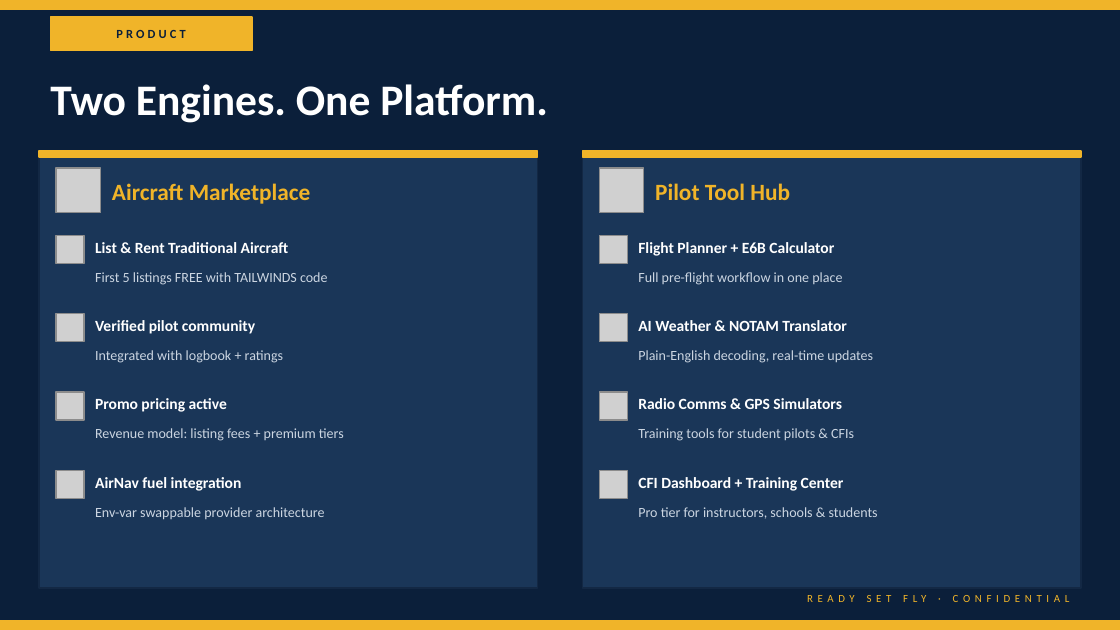
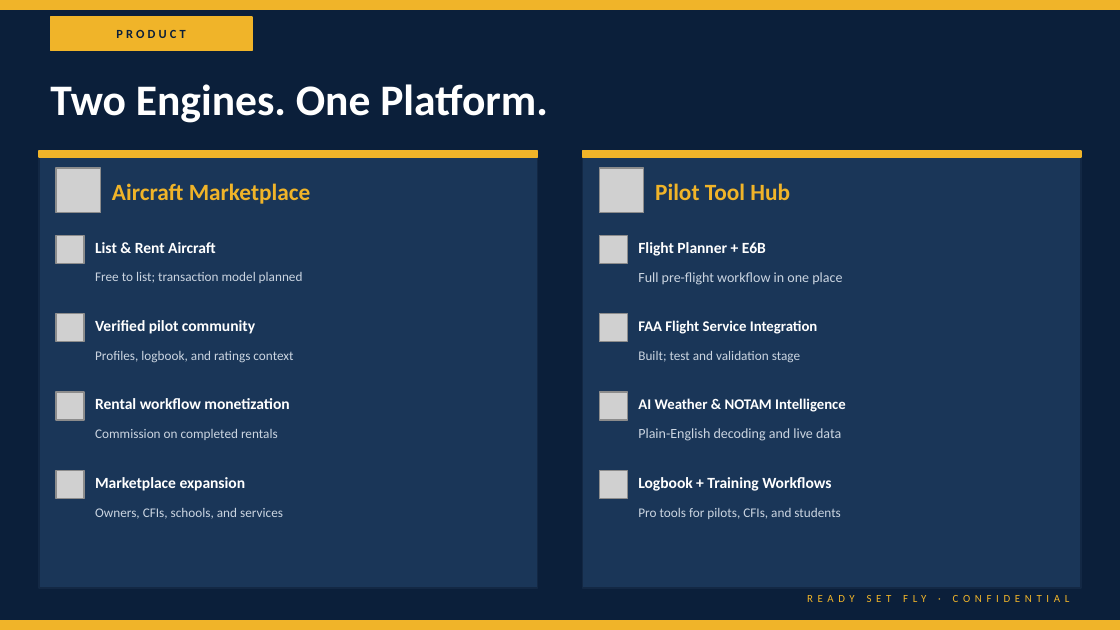
Before and after one commit to Cory7717/ReadySetFlyWeb, a slide deck: slide 6 of client/public/downloads/RSF_Investor_Pitch_Deck.pptx. Drawn at 1120x630 pixels with LibreOffice and Linux fonts; fonts in the diff are those of the drawing; grey boxes stand for pictures. Boxes give left, top, right and bottom in pixels: in the first picture for what was removed or moved away, otherwise in the second. Text is boxed around its words. In the diff, an @@ line names an element or a change of style, - is before the commit and + after.

```diff
--- a/client/public/downloads/RSF_Investor_Pitch_Deck.pptx
+++ b/client/public/downloads/RSF_Investor_Pitch_Deck.pptx
@@ text at [95,242,216,253]: text changed @@
-List & Rent Traditional Aircraft
+List & Rent Aircraft
@@ text at [638,242,766,256]: text changed @@
-Flight Planner + E6B Calculator
+Flight Planner + E6B
@@ text at [95,272,303,283]: text changed; size 9 to 8.5 pt @@
-First 5 listings FREE with TAILWINDS code
+Free to list; transaction model planned
@@ text at [638,320,818,334]: text changed; size 10 to 9.5 pt @@
-AI Weather & NOTAM Translator
+FAA Flight Service Integration
@@ text at [95,351,293,363]: text changed; size 9 to 8.5 pt @@
-Integrated with logbook + ratings
+Profiles, logbook, and ratings context
@@ text at [638,351,800,363]: text changed; size 9 to 8.5 pt @@
-Plain-English decoding, real-time updates
+Built; test and validation stage
@@ text at [95,398,289,409]: text changed @@
-Promo pricing active
+Rental workflow monetization
@@ text at [638,398,846,412]: text changed; size 10 to 9.5 pt @@
-Radio Comms & GPS Simulators
+AI Weather & NOTAM Intelligence
@@ text at [95,429,278,440]: text changed; size 9 to 8.5 pt @@
-Revenue model: listing fees + premium tiers
+Commission on completed rentals
@@ text at [638,428,841,441]: text changed @@
-Training tools for student pilots & CFIs
+Plain-English decoding and live data
@@ text at [95,477,246,491]: text changed @@
-AirNav fuel integration
+Marketplace expansion
@@ text at [638,477,831,491]: text changed @@
-CFI Dashboard + Training Center
+Logbook + Training Workflows
@@ text at [95,508,283,519]: text changed; size 9 to 8.5 pt @@
-Env-var swappable provider architecture
+Owners, CFIs, schools, and services
@@ text at [638,508,840,519]: text changed; size 9 to 8.5 pt @@
-Pro tier for instructors, schools & students
+Pro tools for pilots, CFIs, and students
```
Also in this commit, not shown: 8 other slides changed, 3 other files.
